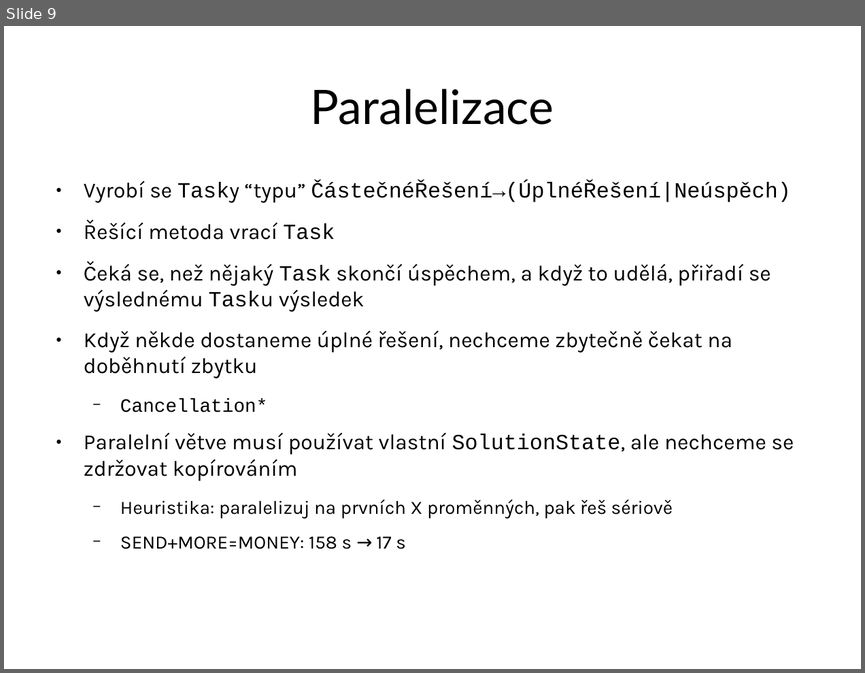
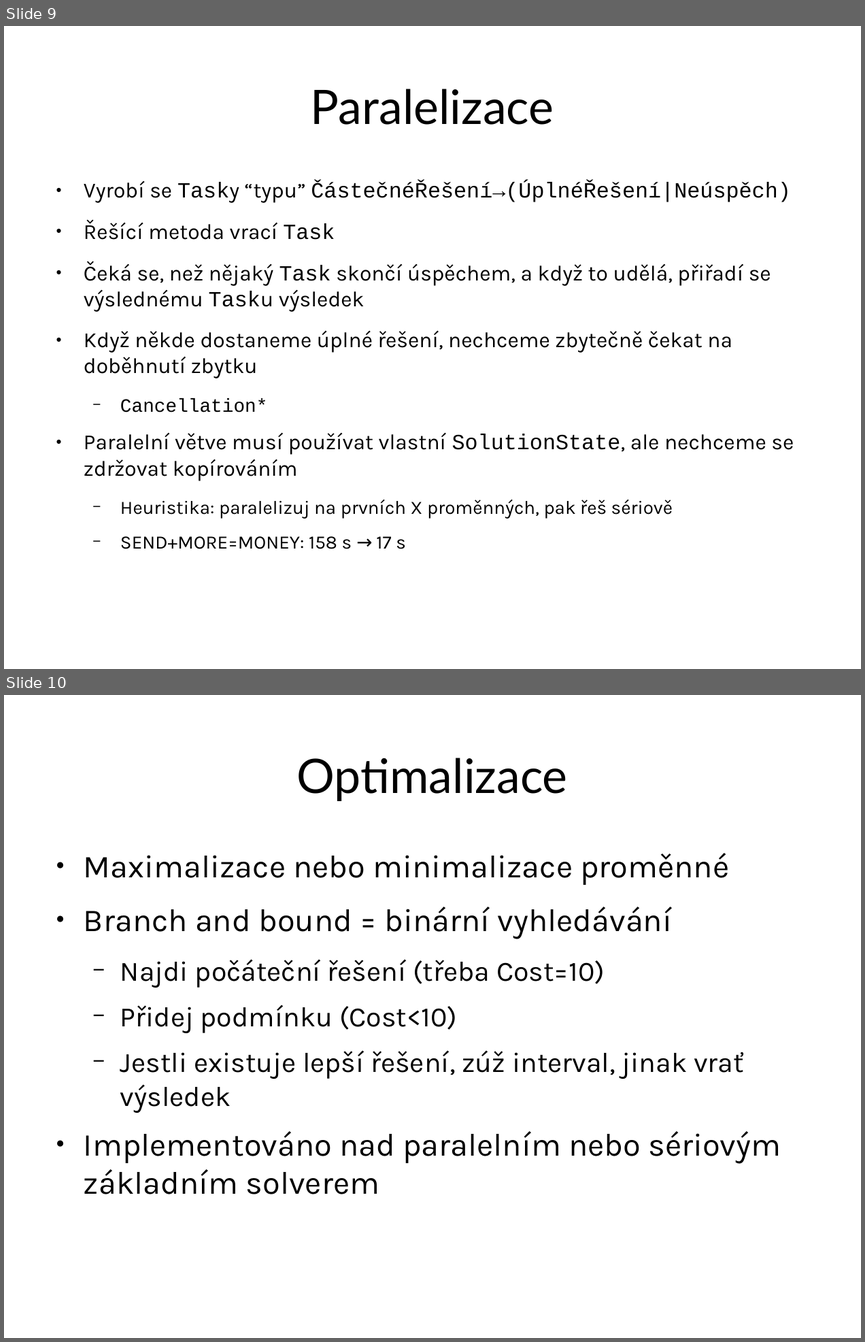
Before and after one commit to MichalPokorny/compulsive-skin-picking, a slide deck: csp.odp. Shown one above the other, each under a label of ours: slide 9 before the commit, slides 9 and 10 after it. The pictures are 865x673 and 865x1342 pixels, drawn with LibreOffice and Linux fonts; fonts in the diff are those of the drawing. Boxes give left, top, right and bottom in pixels: in the first picture for what was removed or moved away, otherwise in the second. Text is boxed around its words. In the diff, an @@ line names an element or a change of style, - is before the commit and + after.

```diff
--- a/csp.odp
+++ b/csp.odp
@@ slide 10 added at [4, 695, 861, 1338], background #FFFFFF @@
@@ title added at [297, 758, 568, 801], 44 pt, text #000000 @@
+Optimalizace
@@ text added at [84, 853, 781, 1194], 29.6 pt, text #000000 @@
+● Maximalizace nebo minimalizace proměnné
+● Branch and bound = binární vyhledávání
+  − Najdi počáteční řešení (třeba Cost=10)
+  − Přidej podmínku (Cost<10)
+  − Jestli existuje lepší řešení, zúž interval, jinak vrať výsledek
+● Implementováno nad paralelním nebo sériovým základním solverem
```
Also in this commit, not shown: 6 slides changed, 9 other files.
